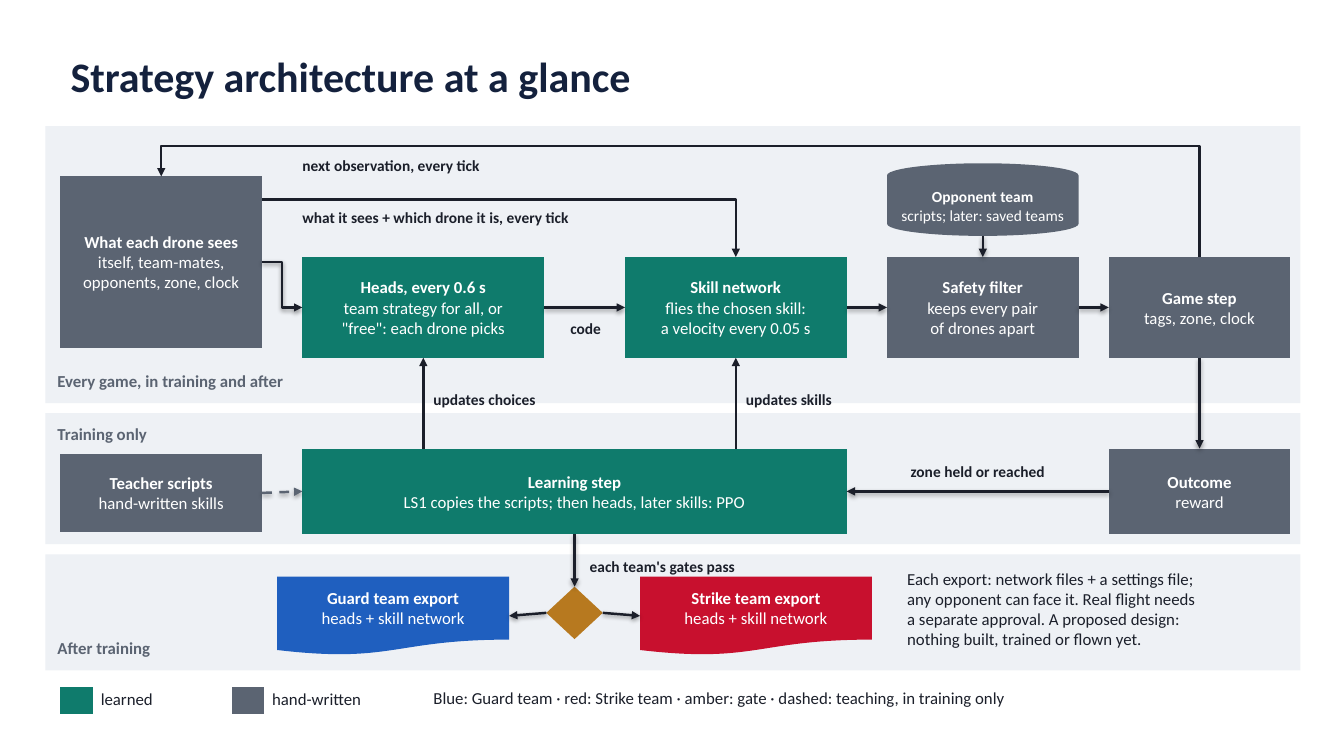
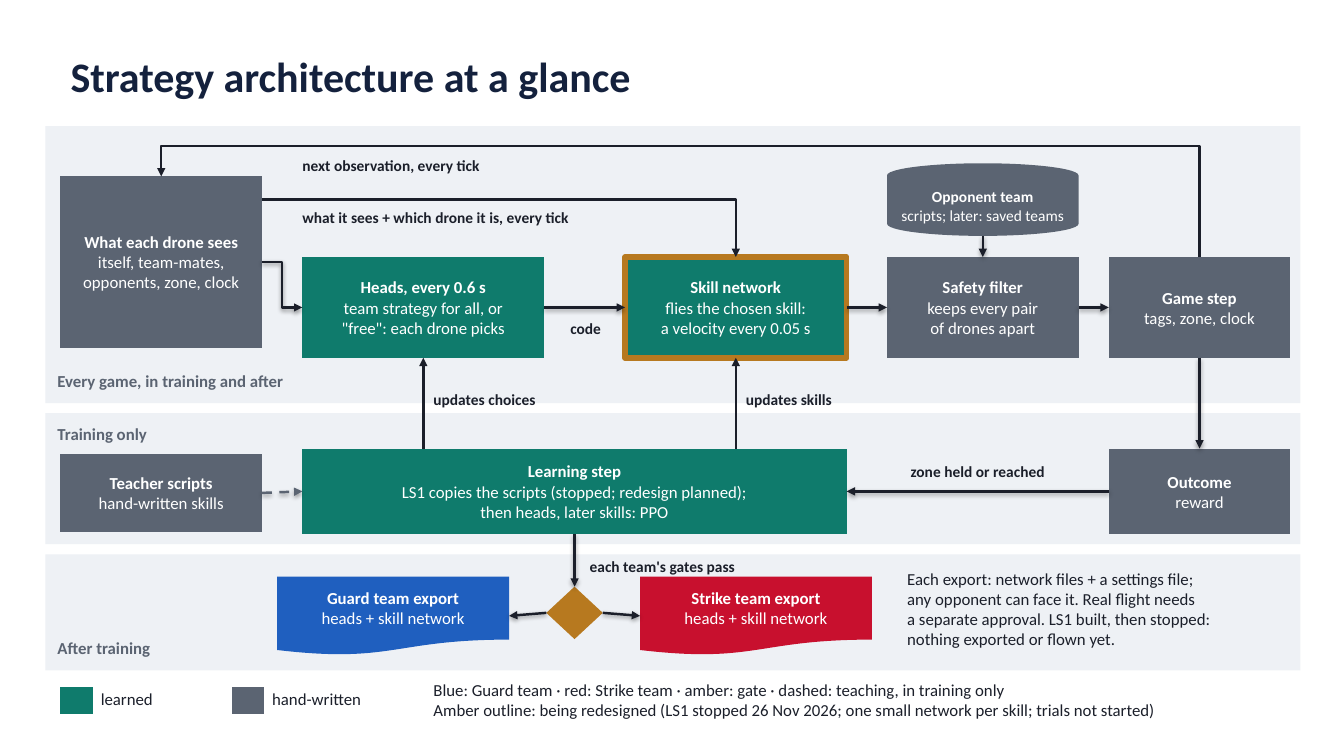
Before and after one commit to AI-DA-STC/AirStack-starling-max2, a slide deck: slide 2 of svg_training/ste_learning/figures/learned_skills_route.pptx. Drawn at 1344x756 pixels with LibreOffice and Linux fonts; fonts in the diff are those of the drawing. Boxes give left, top, right and bottom in pixels: in the first picture for what was removed or moved away, otherwise in the second. Text is boxed around its words. In the diff, an @@ line names an element or a change of style, - is before the commit and + after.

```diff
--- a/svg_training/ste_learning/figures/learned_skills_route.pptx
+++ b/svg_training/ste_learning/figures/learned_skills_route.pptx
@@ rectangle "Skill network" at <box>625,257,847,358</box>: outline none to #B7791F 4 pt @@
@@ text in rectangle at <box>402,486,746,520</box>: text changed @@
-LS1 copies the scripts; then heads, later skills: PPO
+LS1 copies the scripts (stopped; redesign planned);
+then heads, later skills: PPO
@@ text at <box>907,613,1210,648</box>: text changed @@
-a separate approval. A proposed design:
-nothing built, trained or flown yet.
+a separate approval. LS1 built, then stopped:
+nothing exported or flown yet.
@@ text at <box>433,684,1004,699</box>: less space between paragraphs @@
@@ text "Blue: Guard team · red: ...": place and size @@
-text "Blue: Guard team · red: ..." at <box>433,692,1004,707</box>
+text "Blue: Guard team · red: ..." at <box>433,684,1154,719</box>
@@ text at <box>433,704,1154,719</box>: paragraph added @@
+Amber outline: being redesigned (LS1 stopped 26 Nov 2026; one small network per skill; trials not started)
```
Also in this commit, not shown: 3 other slides changed, 8 other files.
